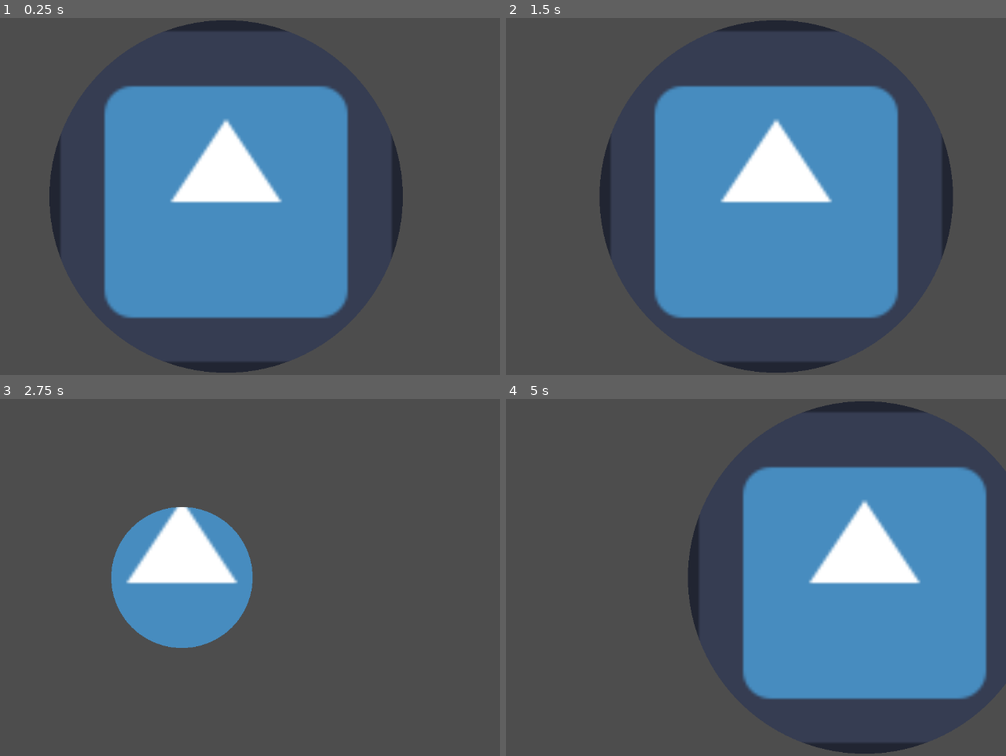
Above: before the commit, frames 1-4 (two rows, left to right).
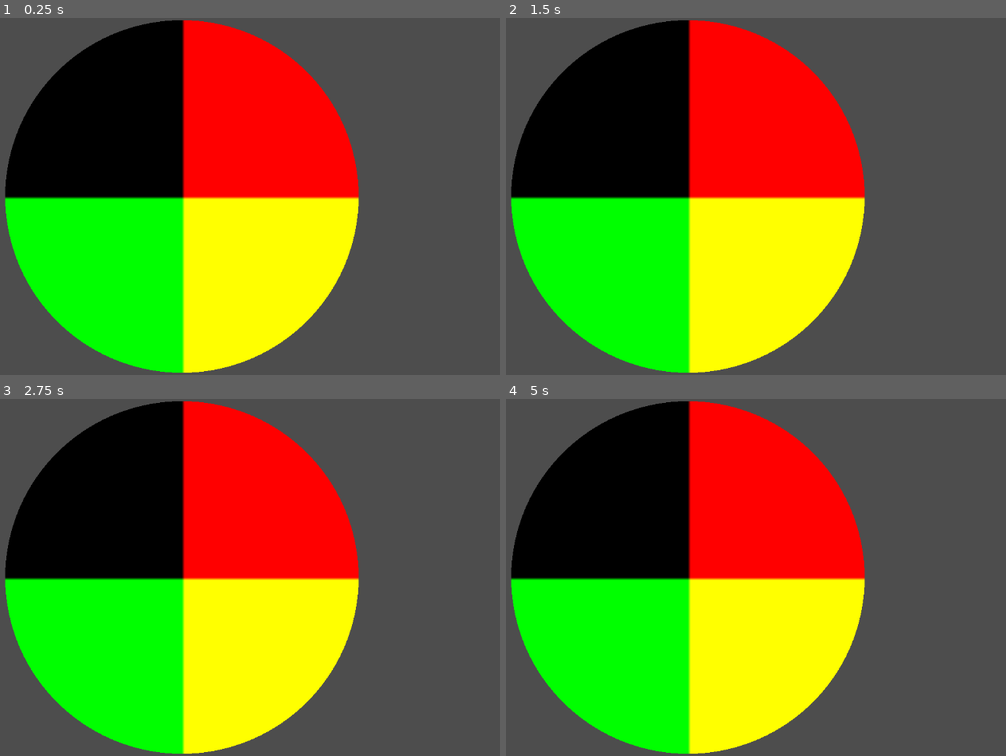
Above: after the commit, the same moments.

Repository: Cuckhands/pong-shaders
Game: Godot game, scene res://LESSONS/1. Basics/v. Variables/variables.tscn
The game is run twice, just before and just after one commit, with the same random seed, the same clock (stepped at 60 frames per second) and the same inputs. The project has no main scene, so this scene is started directly. The engine's default icon, where the game draws it, is replaced by a stand-in: a white triangle on a blue panel in a dark square.
Inputs (mouse positions are in pixels of both pictures, inside the frame that each line leads up to):
- Up to frame 1 (0.25 s): no input
- Up to frame 2 (1.5 s): move the mouse to (826, 178) at 0.52 s; move the mouse to (561, 214) at 1.27 s
- Up to frame 3 (2.75 s): move the mouse to (245, 498) at 2.02 s
- Up to frame 4 (5 s): move the mouse to (656, 648) at 2.77 s; move the mouse to (881, 631) at 3.52 s; move the mouse to (outside the picture) at 4.27 s

The runs differ from the first frame. In frame 1, 57% of the frame differs, in the area x 0-81%, y 0-100%; in frame 2, 63%; in frame 3, 55%; in frame 4, 74%, in the area x 0-97%, y 0-100%.

Commit message:
Finish Lesson 1.5 Variables

Diff:
--- a/LESSONS/1. Basics/v. Variables/variables.gd
+++ b/LESSONS/1. Basics/v. Variables/variables.gd
@@ -3,12 +3,13 @@
 
 # Called when the node enters the scene tree for the first time.
 func _ready() -> void:
-	var tween := create_tween()
-	tween.tween_property($Sprite2D.material, "shader_parameter/Offset", Vector2(64.0, 0), 1)
-	tween.tween_property($Sprite2D.material, "shader_parameter/Offset", Vector2.ZERO, 1)
-	tween.tween_property($Sprite2D.material, "shader_parameter/CircleRadius", 0.1, 1)
-	tween.tween_property($Sprite2D.material, "shader_parameter/CircleRadius", 0.5, 1)
-	tween.set_loops()
+	#var tween := create_tween()
+	#tween.tween_property($Sprite2D.material, "shader_parameter/Offset", Vector2(64.0, 0), 1)
+	#tween.tween_property($Sprite2D.material, "shader_parameter/Offset", Vector2.ZERO, 1)
+	#tween.tween_property($Sprite2D.material, "shader_parameter/CircleRadius", 0.1, 1)
+	#tween.tween_property($Sprite2D.material, "shader_parameter/CircleRadius", 0.5, 1)
+	#tween.set_loops()
+	pass
 
 # Called every frame. 'delta' is the elapsed time since the previous frame.
 func _process(delta: float) -> void:
--- a/LESSONS/1. Basics/v. Variables/variables.tres
+++ b/LESSONS/1. Basics/v. Variables/variables.tres
@@ -7,6 +7,10 @@
 max = 0.5
 default_value_enabled = true
 default_value = 0.5
+
+[sub_resource type="VisualShaderNodeVaryingGetter" id="VisualShaderNodeVaryingGetter_avflk"]
+varying_name = "vertex"
+varying_type = 3
 
 [sub_resource type="VisualShaderNodeInput" id="VisualShaderNodeInput_t7824"]
 input_name = "uv"
@@ -29,16 +33,23 @@
 [sub_resource type="VisualShaderNodeInput" id="VisualShaderNodeInput_cmose"]
 input_name = "vertex"
 
+[sub_resource type="VisualShaderNodeVaryingSetter" id="VisualShaderNodeVaryingSetter_rosg6"]
+varying_name = "vertex"
+varying_type = 3
+
 [resource]
 mode = 1
 flags/light_only = false
+varyings/vertex = "0,3"
 nodes/vertex/2/node = SubResource("VisualShaderNodeVec2Parameter_avflk")
 nodes/vertex/2/position = Vector2(-240, 200)
 nodes/vertex/3/node = SubResource("VisualShaderNodeVectorOp_rosg6")
 nodes/vertex/3/position = Vector2(140, 180)
 nodes/vertex/4/node = SubResource("VisualShaderNodeInput_cmose")
 nodes/vertex/4/position = Vector2(-220, 100)
-nodes/vertex/connections = PackedInt32Array(3, 0, 0, 0, 2, 0, 3, 1, 4, 0, 3, 0)
+nodes/vertex/6/node = SubResource("VisualShaderNodeVaryingSetter_rosg6")
+nodes/vertex/6/position = Vector2(140, 60)
+nodes/vertex/connections = PackedInt32Array(3, 0, 0, 0, 2, 0, 3, 1, 4, 0, 3, 0, 4, 0, 6, 0)
 nodes/fragment/5/node = SubResource("VisualShaderNodeInput_t7824")
 nodes/fragment/5/position = Vector2(-440, 200)
 nodes/fragment/6/node = SubResource("VisualShaderNodeVectorDistance_cmose")
@@ -47,4 +58,6 @@
 nodes/fragment/9/position = Vector2(180, 160)
 nodes/fragment/13/node = SubResource("VisualShaderNodeFloatParameter_avflk")
 nodes/fragment/13/position = Vector2(-280, 300)
-nodes/fragment/connections = PackedInt32Array(5, 0, 6, 0, 9, 0, 0, 1, 6, 0, 9, 0, 13, 0, 9, 1)
+nodes/fragment/14/node = SubResource("VisualShaderNodeVaryingGetter_avflk")
+nodes/fragment/14/position = Vector2(180, 40)
+nodes/fragment/connections = PackedInt32Array(5, 0, 6, 0, 9, 0, 0, 1, 6, 0, 9, 0, 13, 0, 9, 1, 14, 0, 0, 0)
